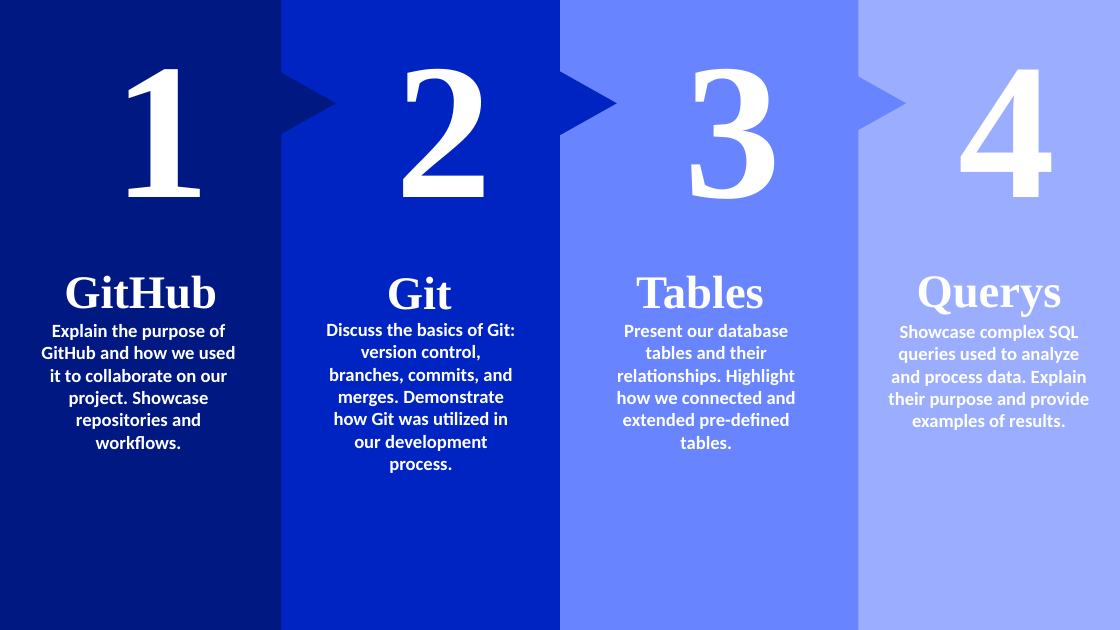
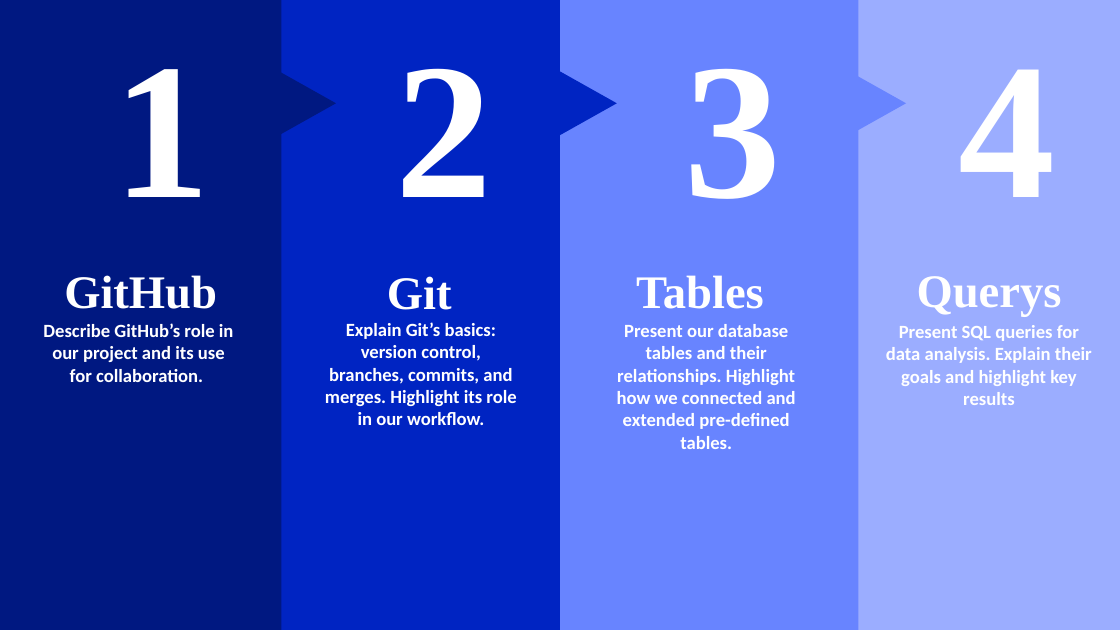
Before and after one commit to TheMr4Anonym/Database-Systems-Final, a slide deck: slide 2 of Dokumentation/DatabaseSystems.pptx. Drawn at 1120x630 pixels with LibreOffice and Linux fonts; fonts in the diff are those of the drawing. Boxes give left, top, right and bottom in pixels: in the first picture for what was removed or moved away, otherwise in the second. Text is boxed around its words. In the diff, an @@ line names an element or a change of style, - is before the commit and + after.

```diff
--- a/Dokumentation/DatabaseSystems.pptx
+++ b/Dokumentation/DatabaseSystems.pptx
@@ text at box(43, 323, 234, 382): text changed @@
-Explain the purpose of GitHub and how we used it to collaborate on our project. Showcase repositories and workflows.
+Describe GitHub’s role in our project and its use for collaboration.
@@ text at box(325, 322, 516, 425): text changed @@
-Discuss the basics of Git: version control, branches, commits, and merges. Demonstrate how Git was utilized in our development process.
+Explain Git’s basics: version control, branches, commits, and merges. Highlight its role in our workflow.
@@ text at box(886, 325, 1092, 405): text changed @@
-Showcase complex SQL queries used to analyze and process data. Explain their purpose and provide examples of results.
+Present SQL queries for data analysis. Explain their goals and highlight key results
```
Also in this commit, not shown: 7 other slides changed, 6 slides added.
